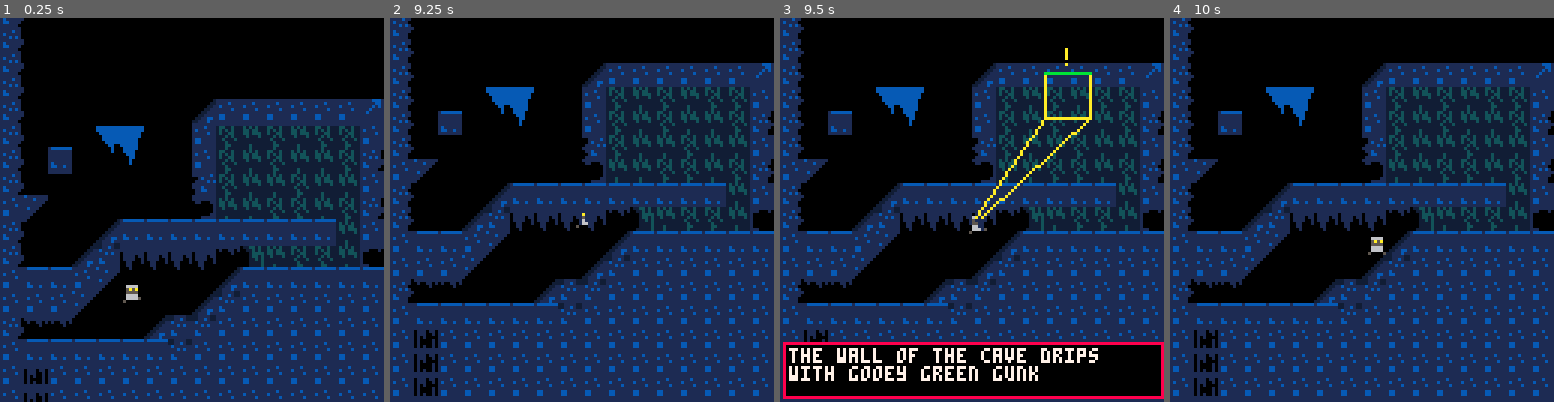
Above: before the commit, frames 1-4 (left to right).
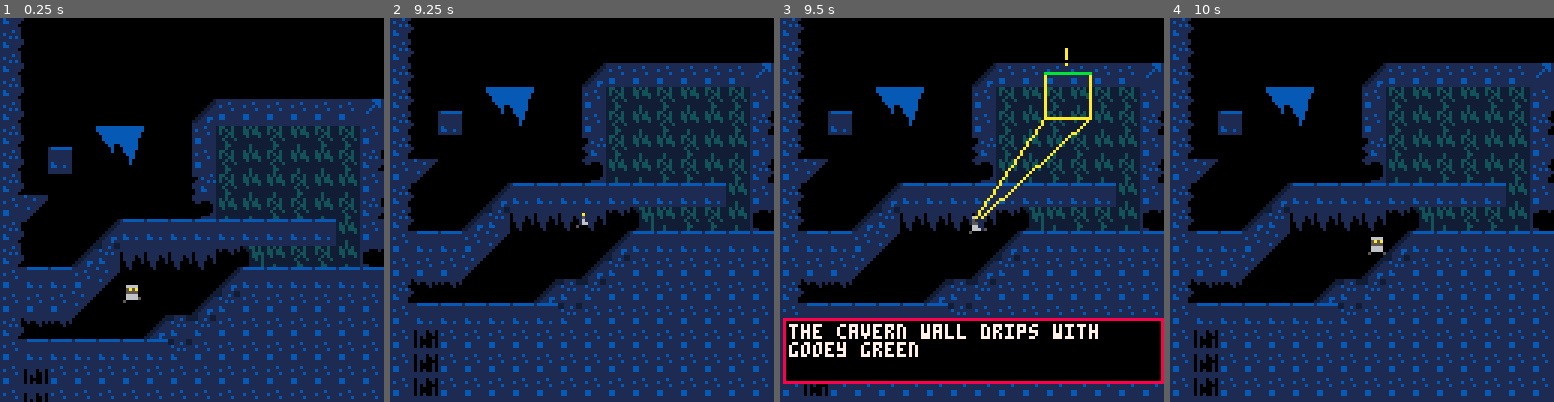
Above: after the commit, the same moments.

Repository: GreigHuth/snowgame
Game: PICO-8 cartridge sg.p8
The game is run twice, just before and just after one commit, with the same random seed, the same clock (stepped at 60 frames per second) and the same inputs.
Inputs (mouse positions are in pixels of both pictures, inside the frame that each line leads up to):
- Up to frame 1 (0.25 s): no input
- Up to frame 2 (9.25 s): tap X (X key) at 0.33, 0.7, 1.43, 2.58, 3.1, 3.62, 4.13, 4.65, 5.17, 5.68, 6.2, 6.72, 7.23, 7.75, 8.27, 8.78 s; click (547, 121) at 0.67 s; click (608, 267) at 1.22 s; click (670, 114) at 1.77 s; click (436, 259) at 2.32 s; hold Right 2.33-3.33 s; click (497, 106) at 2.87 s; hold Right 3.38-4.22 s; click (562, 256) at 3.42 s; click (624, 102) at 3.97 s; hold Up 4.27-4.67 s; click (685, 248) at 4.52 s; hold Right 4.72-5.72 s; click (451, 94) at 5.07 s; click (512, 244) at 5.62 s; hold Down 5.77-6.1 s; hold Left 6.15-6.98 s; click (574, 90) at 6.17 s; click (639, 236) at 6.72 s; hold Right 7.03-8.03 s; click (701, 83) at 7.27 s; click (466, 229) at 7.82 s; hold Right 8.08-8.92 s; click (528, 79) at 8.37 s; click (589, 225) at 8.92 s; hold Up from 8.97 s (still down)
- Up to frame 3 (9.5 s): tap X (X key) at 9.3 s; release Up at 9.37 s; hold Right from 9.42 s (still down); click (1044, 71) at 9.47 s
- Up to frame 4 (10 s): keep holding Right; tap X (X key) at 9.82 s

Frames 1-2 are identical in both runs. In frame 3, 14% of the frame differs, in the area x 0-100%, y 78-100%; in frame 4, nothing differs.

Commit message:
WIP text wrapping for text boxes

Diff:
--- a/includes/scan.lua
+++ b/includes/scan.lua
@@ -1,18 +1,17 @@
 --code for the scanning tool
 
 collectables = {
-    ---          line 1                       line 2
-    ---     |                             |                              |
+    ---                                                                                     | max length
     [001] = "test",
-    [033] = "the ship you arrived on, it   landed after you ejected",
-    [034] = "your ship deployed these      save points before you crashed",
-    [069] = "the door is sealed. it is     decorated with the blue mineral",
-    [071] = "the wall of the cave drips    with gooey green gunk",
-    [074] = "the wall of the cave drips    with gooey green gunk",
-    [076] = "the blue has completely       absorbed the moss of the cave",
-    [102] = "mysterious blue mineral, it   has a hauntingly steady glow",
-    [066] = "the blue has weakened this    rock",
-    [114] = "the blue has seeped into the  rock and consumed it",
+    [033] = "the ship you arrived on, it landed after you ejected",
+    [034] = "your ship deployed these save points before you crashed",
+    [069] = "the door is sealed. it is decorated with the blue mineral",
+    [071] = "the cavern wall drips with gooey green gunk.",
+    [074] = "the cavern wall drips with gooey green gunk.",
+    [076] = "the blue has completely absorbed the moss of the cave",
+    [102] = "mysterious blue mineral, it has a hauntingly steady glow",
+    [066] = "the blue has weakened this rock",
+    [114] = "the blue has seeped into the rock and consumed it",
     [092] = "this contraption is extracting the blue ore. its loud"
  }
 
@@ -30,6 +29,23 @@
     },
 }
 
+--struct to control printing stuff
+p_control = {
+
+    spr = 0, --sprite we get the text from
+    pos = 0, --position in the string
+
+    anim = {
+        s = 0, -- keep track of timing
+        t = 10 -- how often we update
+    },
+
+    pline = 0
+
+
+}
+
+
 function scan_rect:scan()
     for i=self.x, self.x+15, 1 do
         for j=self.y, self.y+15, 1 do
@@ -45,37 +61,53 @@
 end
 
 
+--works backwards from index and returns the postion of the closest space to the index
+--returns the index if there is a space and -1 otherwise
+function find_space(start, stop, text)
+
+
+    while stop > start do
+
+        if sub(text, stop, stop) ==  " " then
+            return stop
+        end
+
+        stop -= 1
+
+    end
+
+    return -1
+end
+
 --prints dialogue and item descriptions to the screen
-function print_desc(text)
+function print_desc(spr)
 
-    xoff = 2
-    yoff = 110
+    text = collectables[spr]
 
-    max_chars = 31
+    xoff = 1
+    yoff = 100
+
+    max_chars = 30
 
     last_space = 0 --position of last space in string
 
     p_line = 0 --print line
 
     --draw outline
-    rect(camera_pos.x+xoff-1, camera_pos.y+yoff-1-1, camera_pos.x+xoff+(max_chars*4)+1, camera_pos.y+yoff+15+1, 8)
-    rectfill(camera_pos.x+xoff, camera_pos.y+yoff-1, camera_pos.x+xoff+(max_chars*4), camera_pos.y+yoff+15, 0)
 
-    --display text
-    local i = 1
-    while i < #text+1 do
+    rectfill(camera_pos.x+xoff, camera_pos.y+yoff, camera_pos.x+xoff+(31*4)+2, camera_pos.y+yoff+((6*3)+3), 0)
+    rect(camera_pos.x+xoff, camera_pos.y+yoff, camera_pos.x+xoff+(31*4)+2, camera_pos.y+yoff+(6*3)+3, 8)
 
-        if i == max_chars and p_line == 0 then
-            p_line = 1
-        end
+    last_space = find_space(0, 31, text)
+    last_space2 = find_space(32, 60, text)
 
-        local x = camera_pos.x+xoff-3+(i*4)-(120*p_line)
-        local y = camera_pos.y+yoff+(6*p_line)
+    local x = camera_pos.x+xoff+2
+    local y = camera_pos.y+yoff+2
 
-        print(sub(text, i,i), x, y, 7)
+    print(sub(text, 0, last_space), x, y, 7)
+    print(sub(text, last_space+1, last_space2), x, y+6, 7)
+    --print(sub(text, last_space2+1, 80), x, y+12, 7)
 
-        i += 1
-    end
 end
 
 
@@ -105,8 +137,7 @@
 
         if player.s_target  != -1 then
             spr(103, self.x, self.y-8) --draw "!" if target is scannable
-            local text = collectables[player.s_target]
-            print_desc(text)
+            print_desc(player.s_target)
         end
 
         if self.scanline.yoff == 15 then
@@ -131,4 +162,5 @@
 
     self.scanline.x = self.x
     self.scanline.y = self.y
+
 end
--- a/sg.p8
+++ b/sg.p8
@@ -1,5 +1,5 @@
 pico-8 cartridge // http://www.pico-8.com
-version 33
+version 34
 __lua__
 --Made By Gurg
 -- i want it to be made clear that i never said i was actually good at programming
@@ -39,7 +39,7 @@
 
     --globals
     game_over = false
-    debug_on = false
+    debug_on = true
     grid_x = 0
     grid_y = 0 --current grid position
     map_tile = 0
@@ -95,12 +95,12 @@
     local c = get_camera_pos()
 
     dmesg = {} --need to reinitialise every frame
-    add(dmesg, player.states.photo)
-    add(dmesg, abs(player.dy))
-    add(dmesg, player.x..","..player.y)
-    add(dmesg, player.s_target)
-    add(dmesg, "pos: "..grid_x..","..grid_y)
-    add(dmesg, "camerapos:"..c[0]..","..c[1])
+    --add(dmesg, player.states.photo)
+    --add(dmesg, abs(player.dy))
+    --add(dmesg, player.x..","..player.y)
+    --add(dmesg, player.s_target)
+    --add(dmesg, "pos: "..grid_x..","..grid_y)
+    --add(dmesg, "camerapos:"..c[0]..","..c[1])
 
     local line = 0
     for mesg in all(dmesg) do
